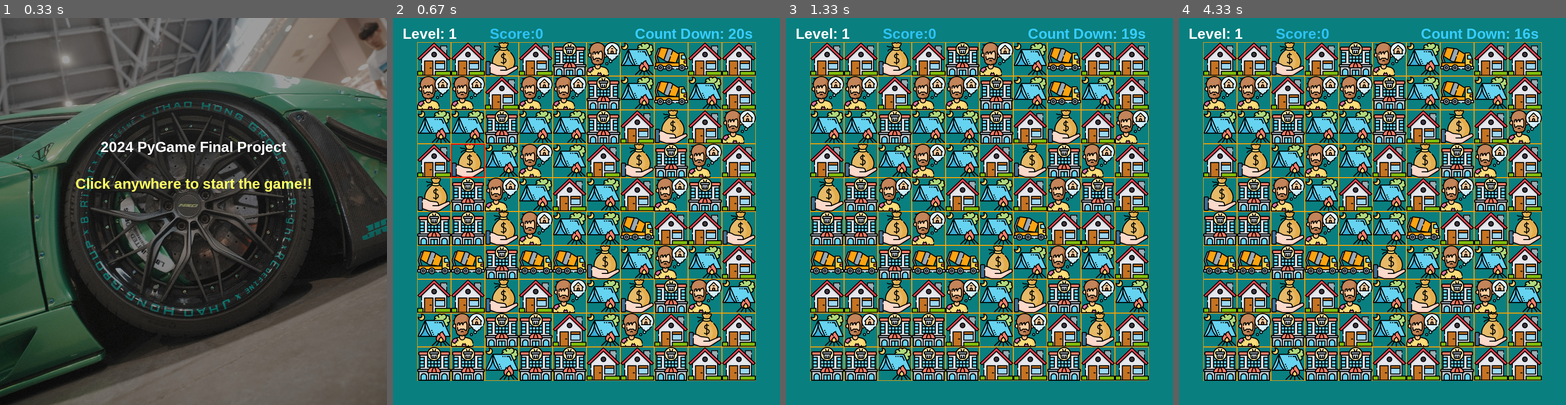
Above: before the commit, frames 1-4 (left to right).
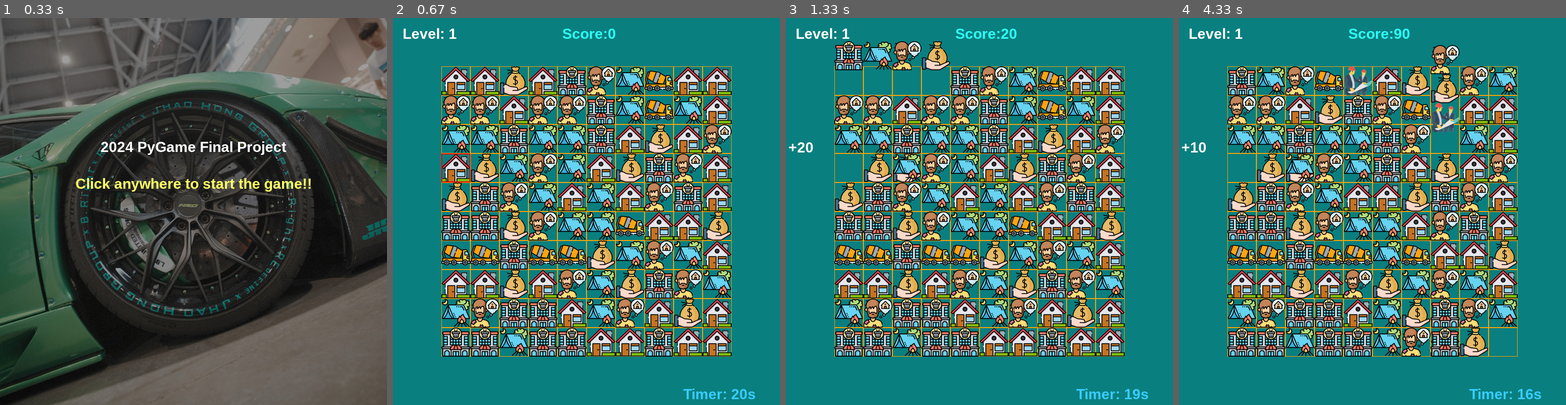
Above: after the commit, the same moments.

Repository: fp91321/pygame_final
Game: pygame game, started from py-xxl/py_xxl.py
Two runs of this game, one before a commit and one after it. Both use one fixed random seed, a clock stepped at 60 frames per second and the inputs below.
Inputs (mouse positions are in pixels of both pictures, inside the frame that each line leads up to):
- Up to frame 1 (0.33 s): no input
- Up to frame 2 (0.67 s): press the mouse at (543, 343) at 0.37 s; move the mouse to (505, 246) at 0.47 s; release the mouse at (466, 153) at 0.6 s
- Up to frame 3 (1.33 s): press the mouse at (847, 196) at 0.7 s; move the mouse to (875, 134) at 0.8 s; release the mouse at (902, 72) at 0.93 s
- Up to frame 4 (4.33 s): press the mouse at (1298, 168) at 1.53 s; move the mouse to (1318, 219) at 1.63 s; release the mouse at (1333, 273) at 1.77 s; press the mouse at (1240, 254) at 1.87 s; move the mouse to (1240, 277) at 1.97 s; release the mouse at (1240, 296) at 2.1 s; press the mouse at (1271, 285) at 2.2 s; move the mouse to (1291, 304) at 2.3 s; release the mouse at (1314, 323) at 2.43 s; press the mouse at (1271, 312) at 2.53 s; move the mouse to (1260, 203) at 2.63 s; release the mouse at (1248, 91) at 2.77 s; press the mouse at (1240, 343) at 2.87 s; move the mouse to (1368, 323) at 2.97 s; release the mouse at (1492, 304) at 3.1 s; click (1442, 339) at 3.22 s

Frame 1 is identical in both runs. In frame 2, 66% of the frame differs, in the area x 6-94%, y 2-99%; in frame 3, 66%, in the area x 0-94%, y 2-99%; in frame 4, 66%.

Commit message:
more level

Diff:
--- a/py-xxl/py_xxl.py
+++ b/py-xxl/py_xxl.py
@@ -7,7 +7,7 @@
 WIDTH = 800
 HEIGHT = 800
 NUMGRID = 10
-GRIDSIZE = 70
+GRIDSIZE = 60
 XMARGIN = (WIDTH - GRIDSIZE * NUMGRID) // 2
 YMARGIN = (HEIGHT - GRIDSIZE * NUMGRID) // 2
 ROOTDIR = os.path.dirname(os.path.abspath(__file__))
@@ -63,6 +63,10 @@
 		self.level = 1
 		self.target_score = 100  # 初始目標分數，隨關卡調整
 		self.reset()
+		#加載音效
+		self.match3_sound = pygame.mixer.Sound(os.path.join(ROOTDIR, 'resources/sounds/match3.wav'))
+		self.match4_sound = pygame.mixer.Sound(os.path.join(ROOTDIR, 'resources/sounds/match4.wav'))
+		self.match5_sound = pygame.mixer.Sound(os.path.join(ROOTDIR, 'resources/sounds/match5.wav'))
 	#設置當前關卡的目標分數和遊戲參數。
 	def setLevel(self, level):
 		self.level = level
@@ -82,7 +86,7 @@
 		gem_selected_xy2 = None
 		swap_again = False
 		add_score = 0
-		add_score_showtimes = 10
+
 		time_pre = int(time.time())
 		# 游戏主循环
 		while True:
@@ -134,10 +138,8 @@
 				self.drawBlock(self.getGemByPos(*gem_selected_xy).rect)
 			if add_score:
 				self.drawAddScore(add_score)
-				add_score_showtimes -= 1
-				if add_score_showtimes < 1:
-					add_score_showtimes = 10
-					add_score = 0
+				add_score_showtimes = 5
+
 			self.remaining_time -= (int(time.time()) - time_pre)
 			time_pre = int(time.time())
 			self.showRemainingTime()
@@ -223,21 +225,21 @@
 		self.screen.blit(level_text, (20, 15))
 	# 显示剩余时间
 	def showRemainingTime(self):
-		remaining_time_render = self.font.render('Count Down: %ss' % str(self.remaining_time), 1, (55, 205, 255))
+		remaining_time_render = self.font.render('Timer: %ss' % str(self.remaining_time), 1, (55, 205, 255))
 		rect = remaining_time_render.get_rect()
-		rect.left, rect.top = (WIDTH-300, 15)
+		rect.left, rect.top = (WIDTH-200, HEIGHT-40)
 		self.screen.blit(remaining_time_render, rect)
 	# 显示得分
 	def drawScore(self):
-		score_render = self.font.render('Score:'+str(self.score), 1, (45, 195, 245))
+		score_render = self.font.render('Score:'+str(self.score), 1, (45, 255, 245))
 		rect = score_render.get_rect()
-		rect.left, rect.top = (WIDTH//4, 15)
+		rect.left, rect.top = (WIDTH//2-50, 15)
 		self.screen.blit(score_render, rect)
 	# 显示加分
 	def drawAddScore(self, add_score):
-		score_render = self.font.render('+'+str(add_score), 1, (255, 100, 100))
+		score_render = self.font.render('+'+str(add_score), 1, (255, 255, 255))
 		rect = score_render.get_rect()
-		rect.left, rect.top = (250, 250)
+		rect.left, rect.top = (5, 250)
 		self.screen.blit(score_render, rect)
 	# 生成新的拼图块
 	def generateNewGems(self, res_match):
@@ -306,9 +308,21 @@
 	# 移除匹配的元素
 	def removeMatched(self, res_match):
 		if res_match[0] > 0:
+			match_length = res_match[3]  # 匹配的長度（3、4、5）
+
+			# 設定分數倍率
+			if match_length == 3:
+				score_multiplier = 1  # 單倍分數
+			elif match_length == 4:
+				score_multiplier = 2  # 雙倍分數
+			elif match_length >= 5:
+				score_multiplier = 4  # 四倍分數
+
+			# 移除匹配元素並計算得分
 			self.generateNewGems(res_match)
-			self.score += self.reward
-			return self.reward
+			match_score = self.reward * score_multiplier
+			self.score += match_score
+			return match_score  # 返回本次消除的得分
 		return 0
 	# 游戏界面的网格绘制
 	def drawGrids(self):
@@ -465,7 +479,7 @@
 	screen.blit(transition_text, transition_rect)
 
 	pygame.display.update()
-	pygame.time.wait(2000)  # 等待2秒
+	pygame.time.wait(3000)  # 等待3秒
 
 def showEndScreen(screen, font_end, score):
 	"""
@@ -484,12 +498,12 @@
 
 		# 繪製結束畫面內容
 		screen.blit(bg_image, (0, 0))  # 繪製背景圖片
-		screen.blit(font_end.render('Good Game', True, (255, 200, 0)), (80, 140))
+		screen.blit(font_end.render('Game Over', True, (255, 200, 0)), (80, 140))
 		screen.blit(font_end.render(f'Final Scores: {score}', True, (255, 200, 0)), (80, 260))
 		screen.blit(font_end.render('Press R to Restart', True, (255, 200, 0)), (80, 380))
 		pygame.display.update()
 
-def showVictoryScreen(screen, font_end):
+def showVictoryScreen(screen, font_end, score):
 	"""
 	顯示遊戲通關畫面
 	"""
@@ -505,6 +519,7 @@
 		screen.blit(bg_image, (0, 0))
 		screen.blit(font_end.render('Congratulations!', True, (255, 255, 0)), (80, 140))
 		screen.blit(font_end.render('You beat the game!', True, (255, 200, 0)), (80, 260))
+		screen.blit(font_end.render(f'Final Scores: {score}', True, (255, 200, 0)), (80, 380))
 		pygame.display.update()
 
 # 初始化游戏
@@ -516,6 +531,7 @@
 	# 加載字體
 	font = pygame.font.SysFont('Arial', 30, bold=True)
 	font_end = pygame.font.SysFont('Arial', 50, bold=True)
+	#
 
 	# 顯示開始頁面
 	showStartScreen(screen, font)
@@ -547,7 +563,7 @@
 				pygame.quit()
 				sys.exit()
 
-	showVictoryScreen(screen, font_end)  # 通關後的勝利畫面
+	showVictoryScreen(screen, font_end, score)  # 通關後的勝利畫面
 	pygame.quit()
 	sys.exit()
 
